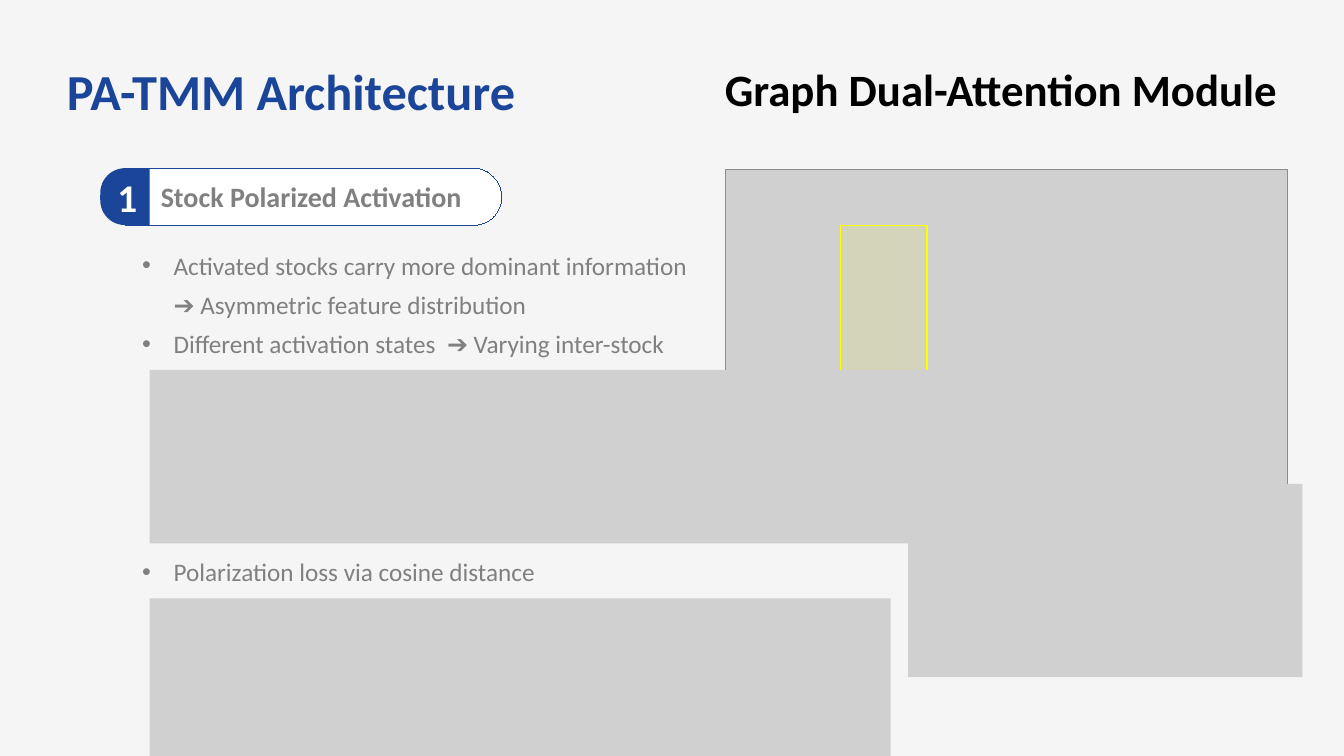
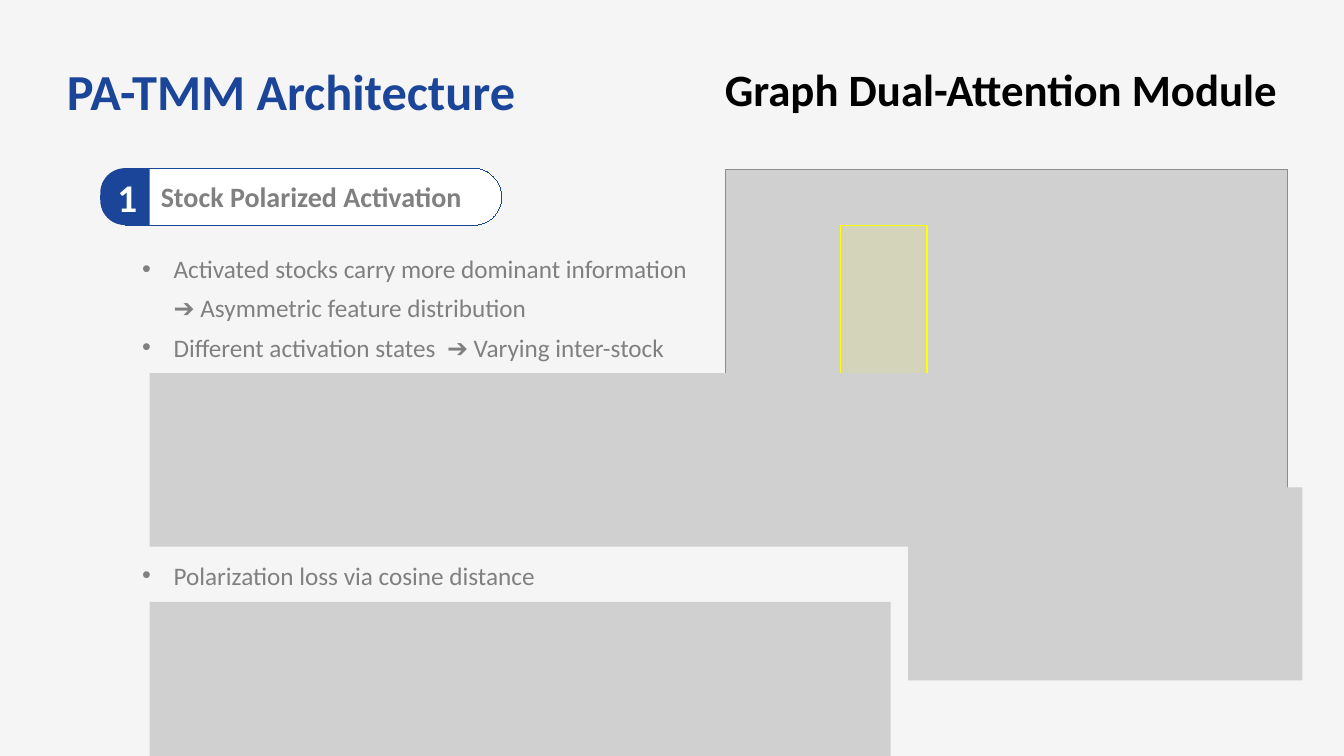
Before and after one commit to bts1991/study, a slide deck: slide 14 of 논문 Review/Others/paper_review.pptx. Drawn at 1344x756 pixels with LibreOffice and Linux fonts; fonts in the diff are those of the drawing; grey boxes stand for pictures. Boxes give left, top, right and bottom in pixels: in the first picture for what was removed or moved away, otherwise in the second. Text is boxed around its words. In the diff, an @@ line names an element or a change of style, - is before the commit and + after.

```diff
--- a/논문 Review/Others/paper_review.pptx
+++ b/논문 Review/Others/paper_review.pptx
@@ text "Activated stocks carry more dominant ..." rewrapped from [174,257,687,357] to [174,260,687,403] @@
@@ text "Polarization loss via cosine distance ..." rewrapped from [174,563,623,628] to [174,567,534,585] @@
```
Also in this commit, not shown: 8 other slides changed, 8 slides added.
